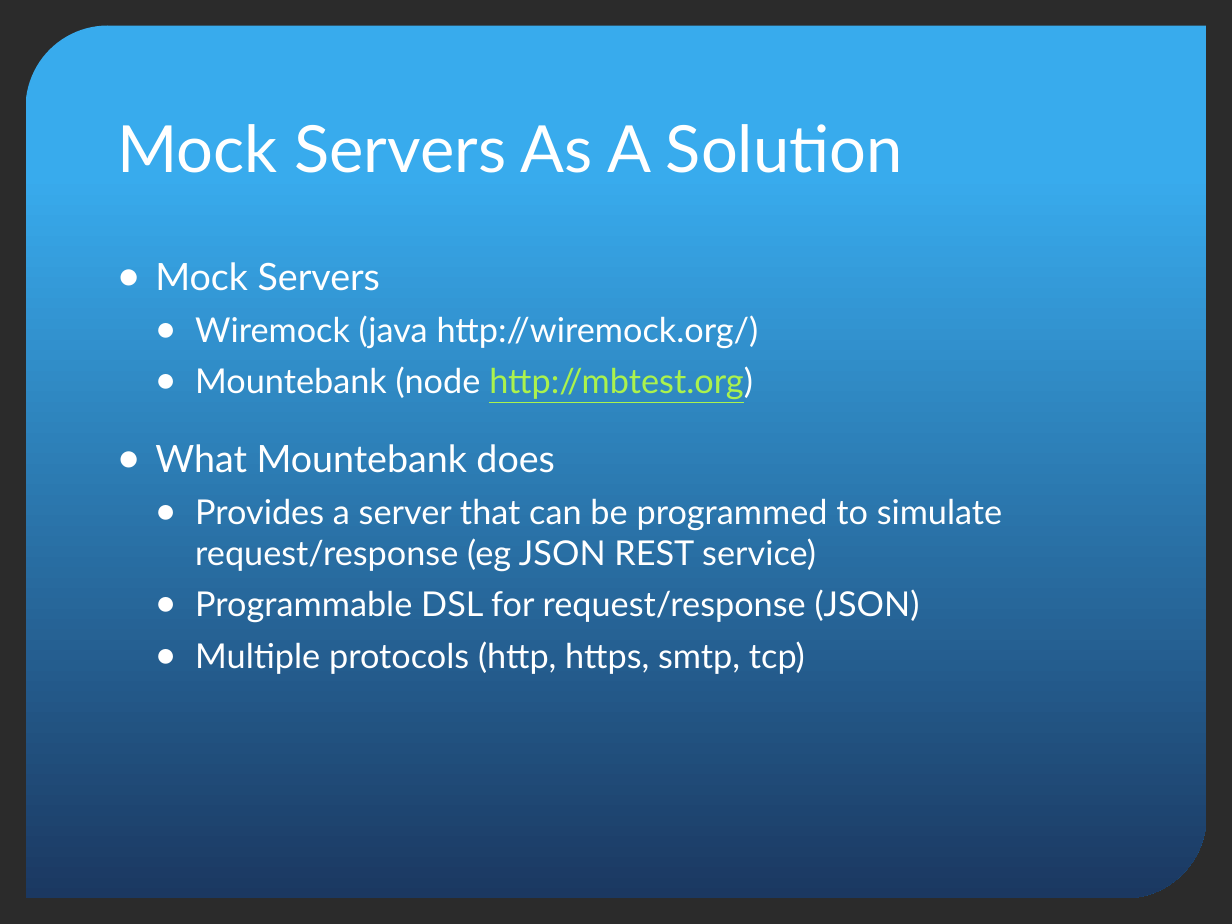
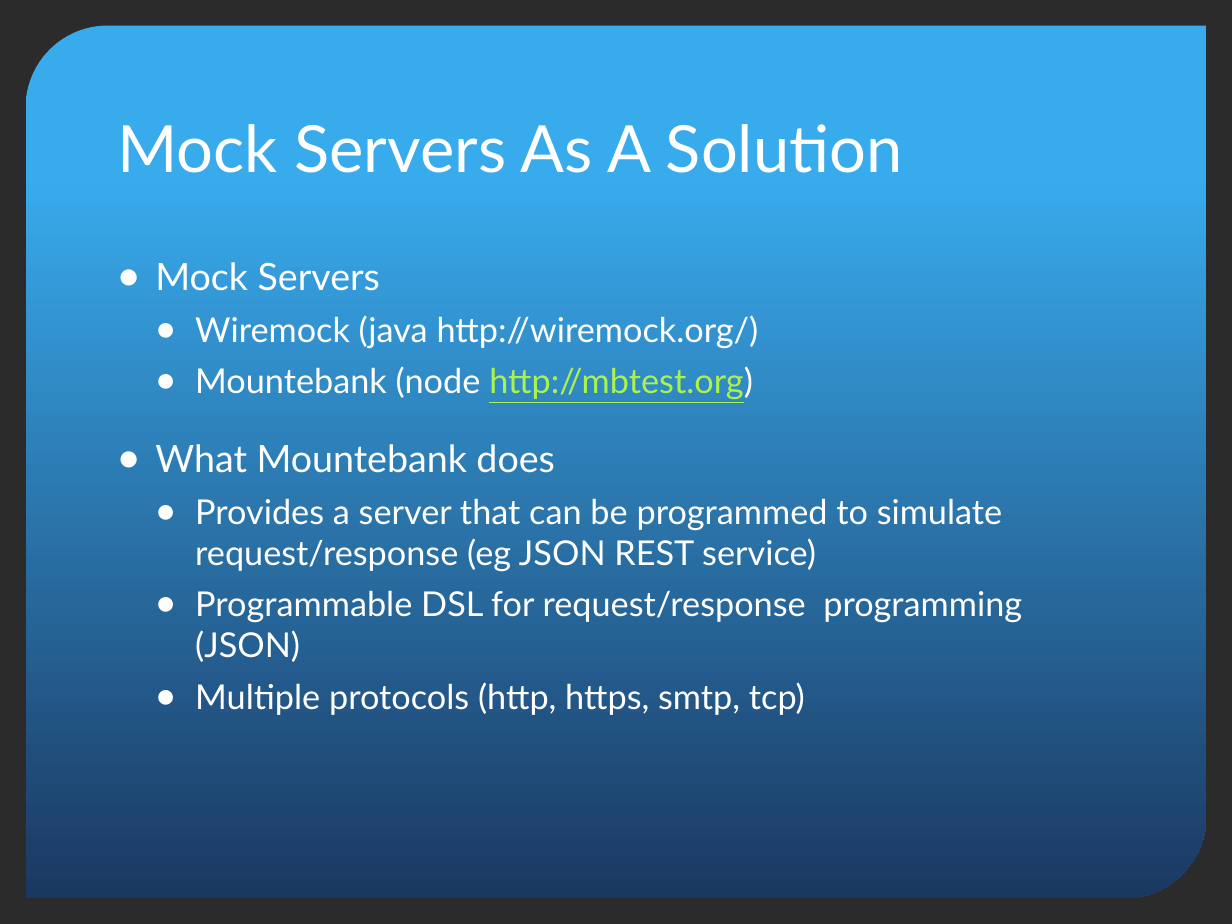
Before and after one commit to donhenton/mountebank-UI, a slide deck: slide 5 of docs/madjs/MADJS-Mountebank.pptx (slide 4 before the commit). Drawn at 1232x924 pixels with LibreOffice and Linux fonts; fonts in the diff are those of the drawing; background and template pictures are left out; a plain dark background stands for a picture behind light text. Boxes give left, top, right and bottom in pixels: in the first picture for what was removed or moved away, otherwise in the second. Text is boxed around its words. In the diff, an @@ line names an element or a change of style, - is before the commit and + after.

```diff
--- a/docs/madjs/MADJS-Mountebank.pptx
+++ b/docs/madjs/MADJS-Mountebank.pptx
@@ text at bbox=[195, 590, 1022, 662]: text changed @@
-  ● Programmable DSL for request/response (JSON)
+  ● Programmable DSL for request/response programming (JSON)
```
Also in this commit, not shown: 2 other slides changed, 3 slides added, 1 slide removed, 2 other files.
